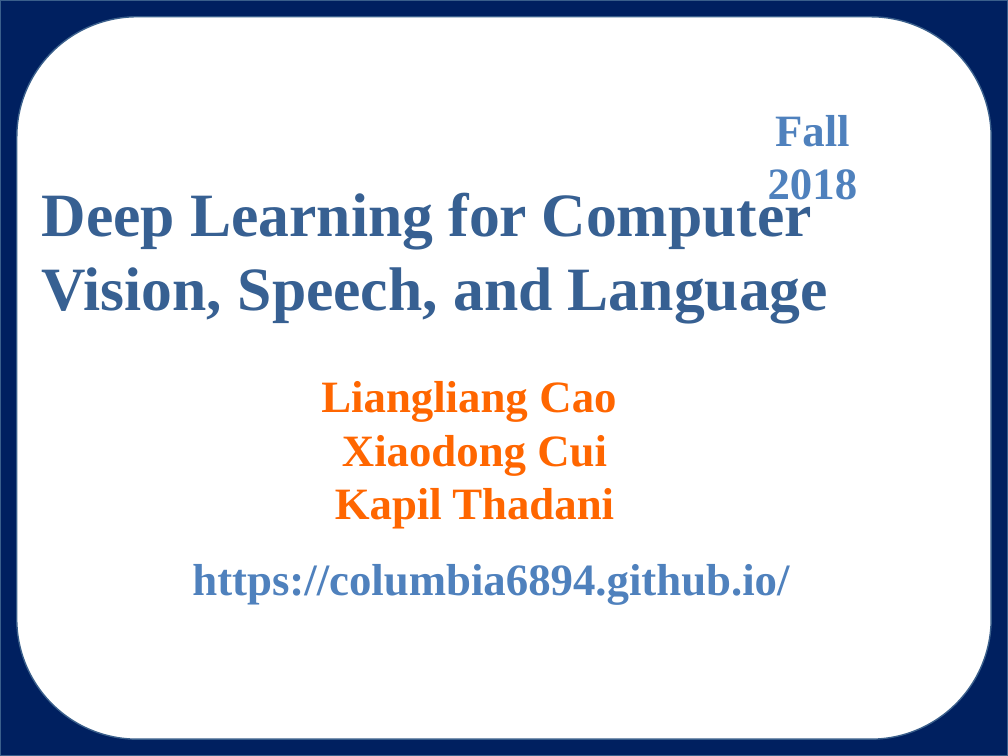
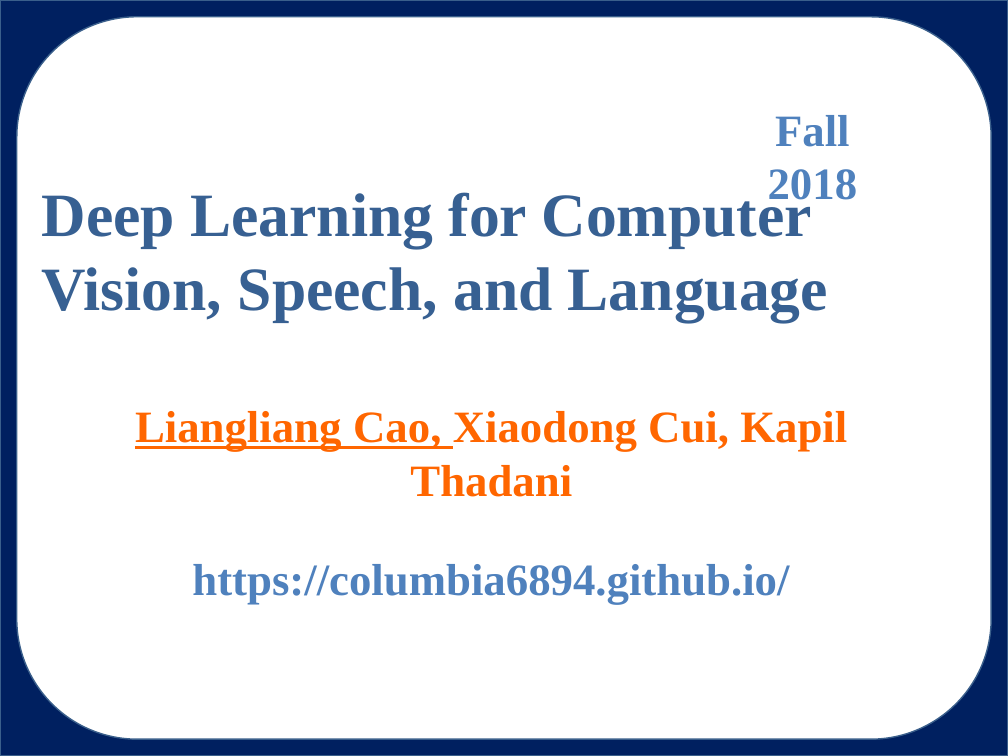
Before and after one commit to Columbia6894/Columbia6894.github.io, a slide deck: slide 1 of lecture/lecture1_llcao.pptx. Drawn at 1008x756 pixels with LibreOffice and Linux fonts; fonts in the diff are those of the drawing. Boxes give left, top, right and bottom in pixels: in the first picture for what was removed or moved away, otherwise in the second. Text is boxed around its words. In the diff, an @@ line names an element or a change of style, - is before the commit and + after.

```diff
--- a/lecture/lecture1_llcao.pptx
+++ b/lecture/lecture1_llcao.pptx
@@ text at <box>135,411,847,497</box>: text changed @@
-Liangliang Cao
-Xiaodong Cui
-Kapil Thadani
+Liangliang Cao, Xiaodong Cui, Kapil Thadani
```
Also in this commit, not shown: 7 other slides changed, 2 slides added, 1 other file.
